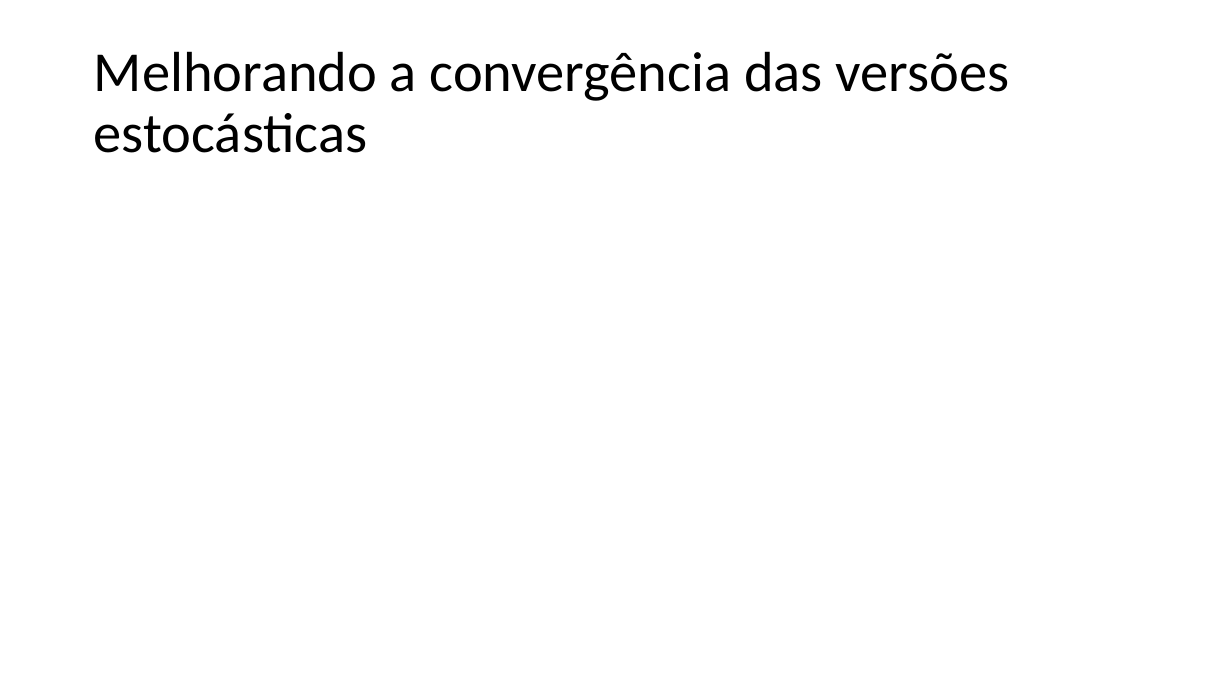
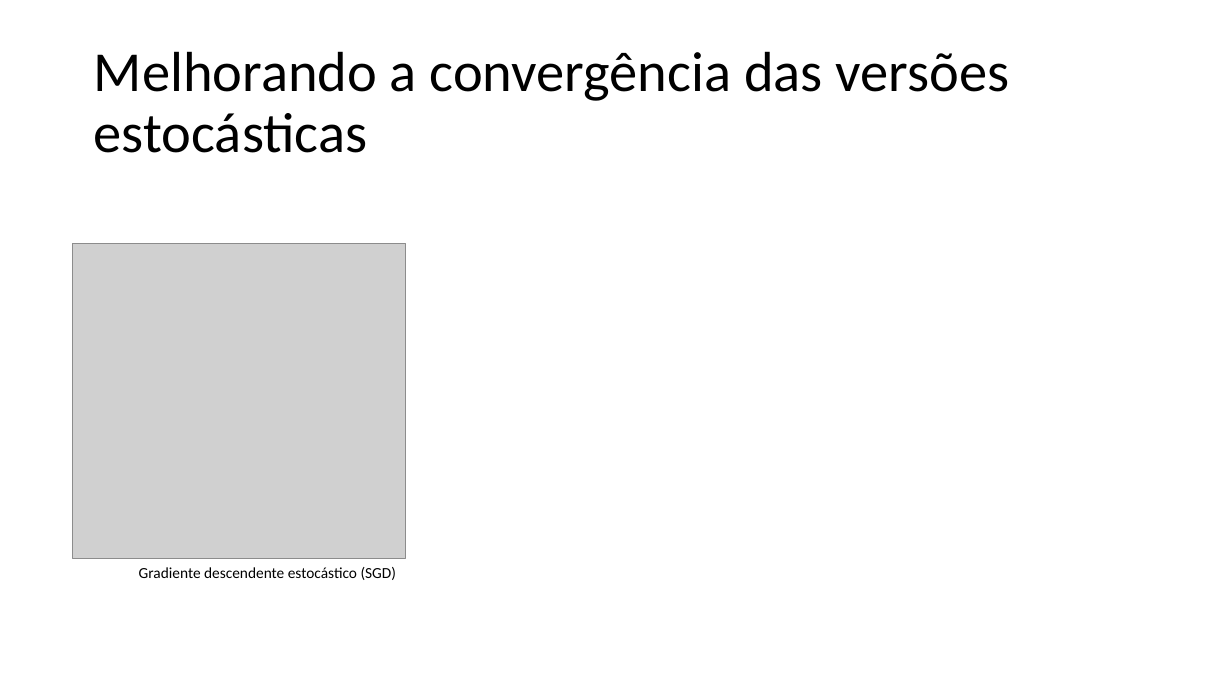
Before and after one commit to zz4fap/t319_aprendizado_de_maquina, a slide deck: slide 18 of slides/T319_Regressão_Linear (Parte III).pptx. Drawn at 1232x693 pixels with LibreOffice and Linux fonts; fonts in the diff are those of the drawing; grey boxes stand for pictures. Boxes give left, top, right and bottom in pixels: in the first picture for what was removed or moved away, otherwise in the second. Text is boxed around its words. In the diff, an @@ line names an element or a change of style, - is before the commit and + after.

```diff
--- a/slides/T319_Regressão_Linear (Parte III).pptx
+++ b/slides/T319_Regressão_Linear (Parte III).pptx
@@ picture added at (72, 243, 406, 558) @@
@@ text added at (139, 567, 397, 580), 12 pt, text #000000 @@
+Gradiente descendente estocástico (SGD)
```
Also in this commit, not shown: 4 other slides changed, 1 slide added, 1 other file.
